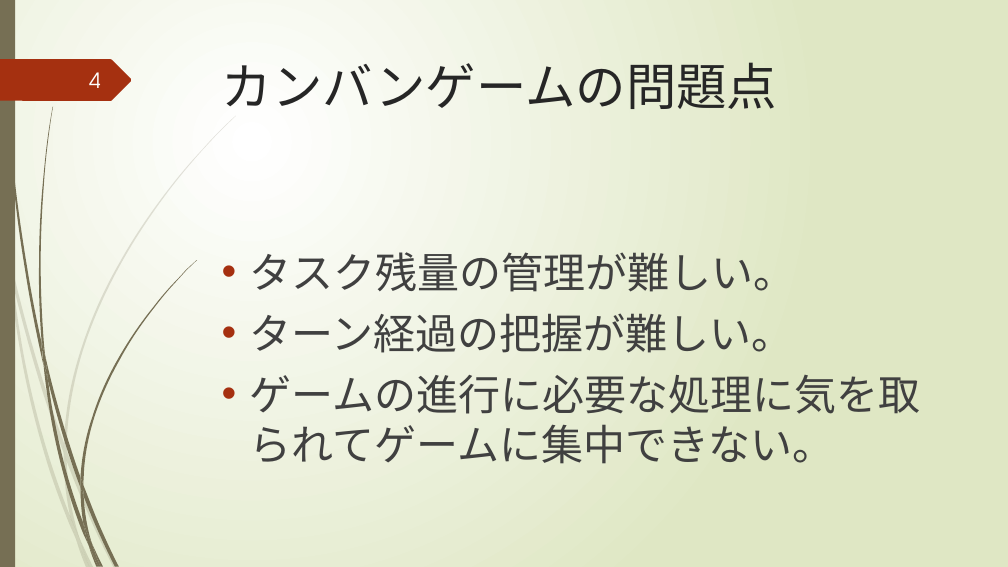
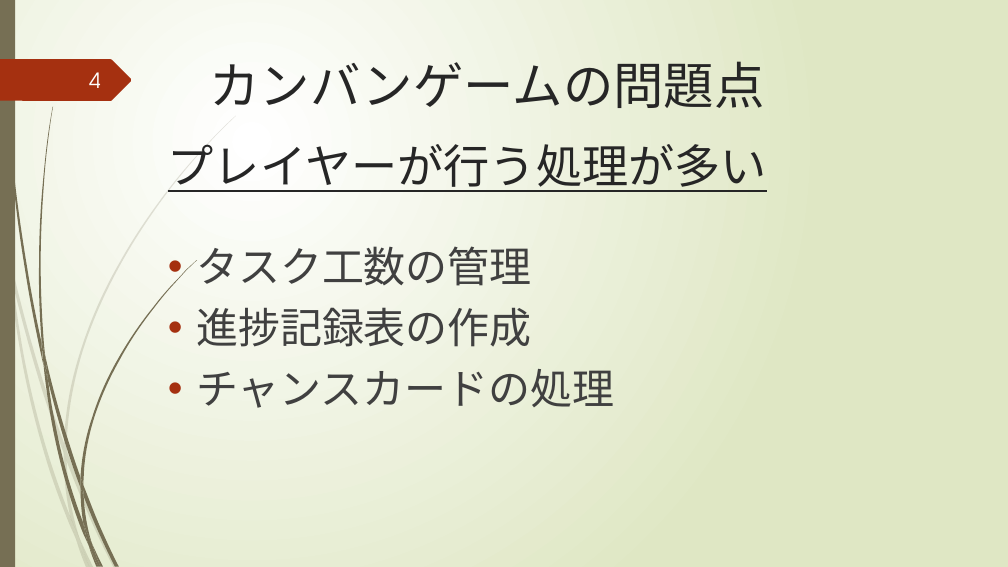
Before and after one commit to igakilab/sotuken_maeda, a slide deck: slide 4 of 卒研発表.pptx. Drawn at 1008x567 pixels with LibreOffice and Linux fonts; fonts in the diff are those of the drawing. Boxes give left, top, right and bottom in pixels: in the first picture for what was removed or moved away, otherwise in the second. Text is boxed around its words. In the diff, an @@ line names an element or a change of style, - is before the commit and + after.

```diff
--- a/卒研発表.pptx
+++ b/卒研発表.pptx
@@ title "カンバンゲームの問題点": place and size @@
-title "カンバンゲームの問題点" at (222, 62, 777, 109)
+title "カンバンゲームの問題点" at (209, 61, 764, 108)
@@ text added at (168, 144, 767, 192), 44 pt, text #262626, underline @@
+プレイヤーが行う処理が多い
@@ text at (196, 246, 614, 408): text changed @@
-• タスク残量の管理が難しい。
-• ターン経過の把握が難しい。
-• ゲームの進行に必要な処理に気を取られてゲームに集中できない。
+• タスク工数の管理
+• 進捗記録表の作成
+• チャンスカードの処理
```
Also in this commit, not shown: 1 other slide changed, 1 other file.
